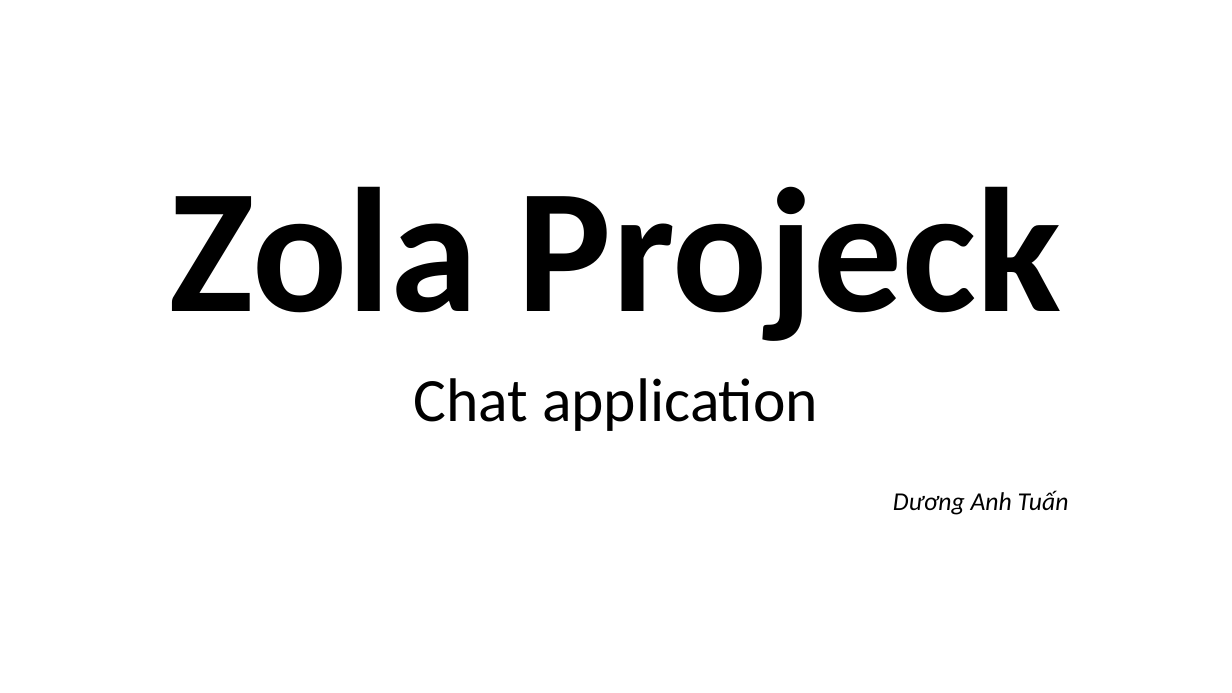
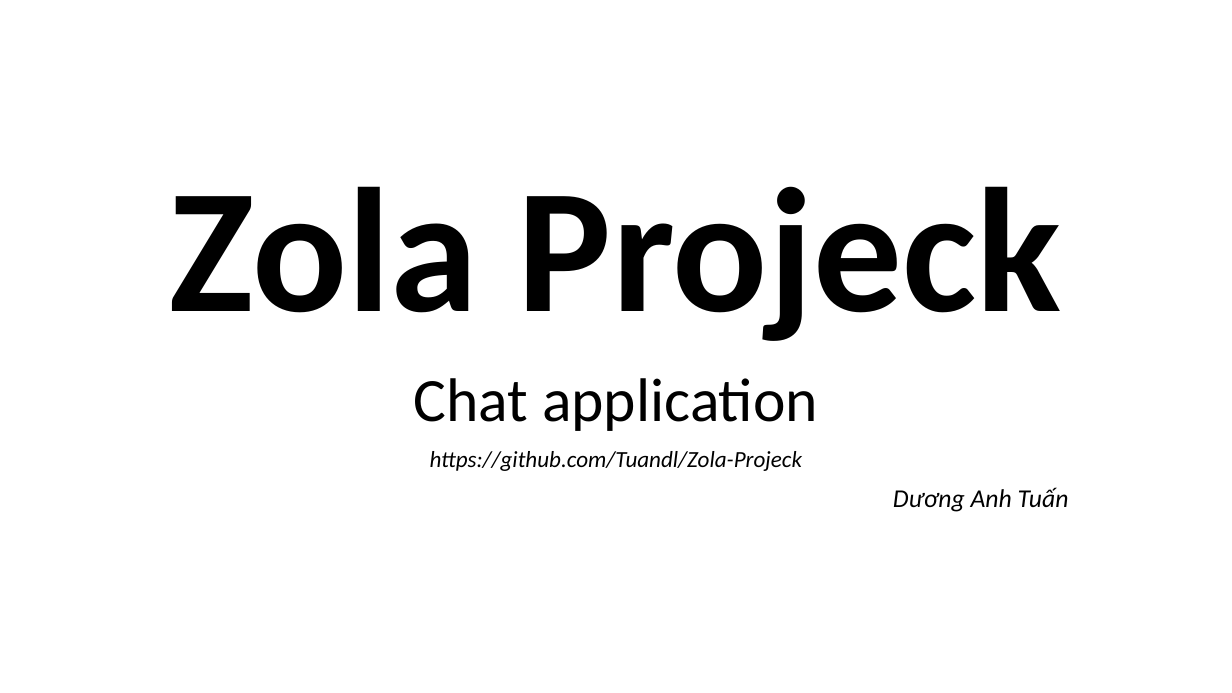
Before and after one commit to Tuandl/Zola-Projeck, a slide deck: slide 1 of Documents/Zola Projeck.pptx. Drawn at 1232x693 pixels with LibreOffice and Linux fonts; fonts in the diff are those of the drawing. Boxes give left, top, right and bottom in pixels: in the first picture for what was removed or moved away, otherwise in the second. Text is boxed around its words. In the diff, an @@ line names an element or a change of style, - is before the commit and + after.

```diff
--- a/Documents/Zola Projeck.pptx
+++ b/Documents/Zola Projeck.pptx
@@ subtitle at [430,451,803,471]: paragraph added @@
+https://github.com/Tuandl/Zola-Projeck
```
Also in this commit, not shown: 23 other files.
